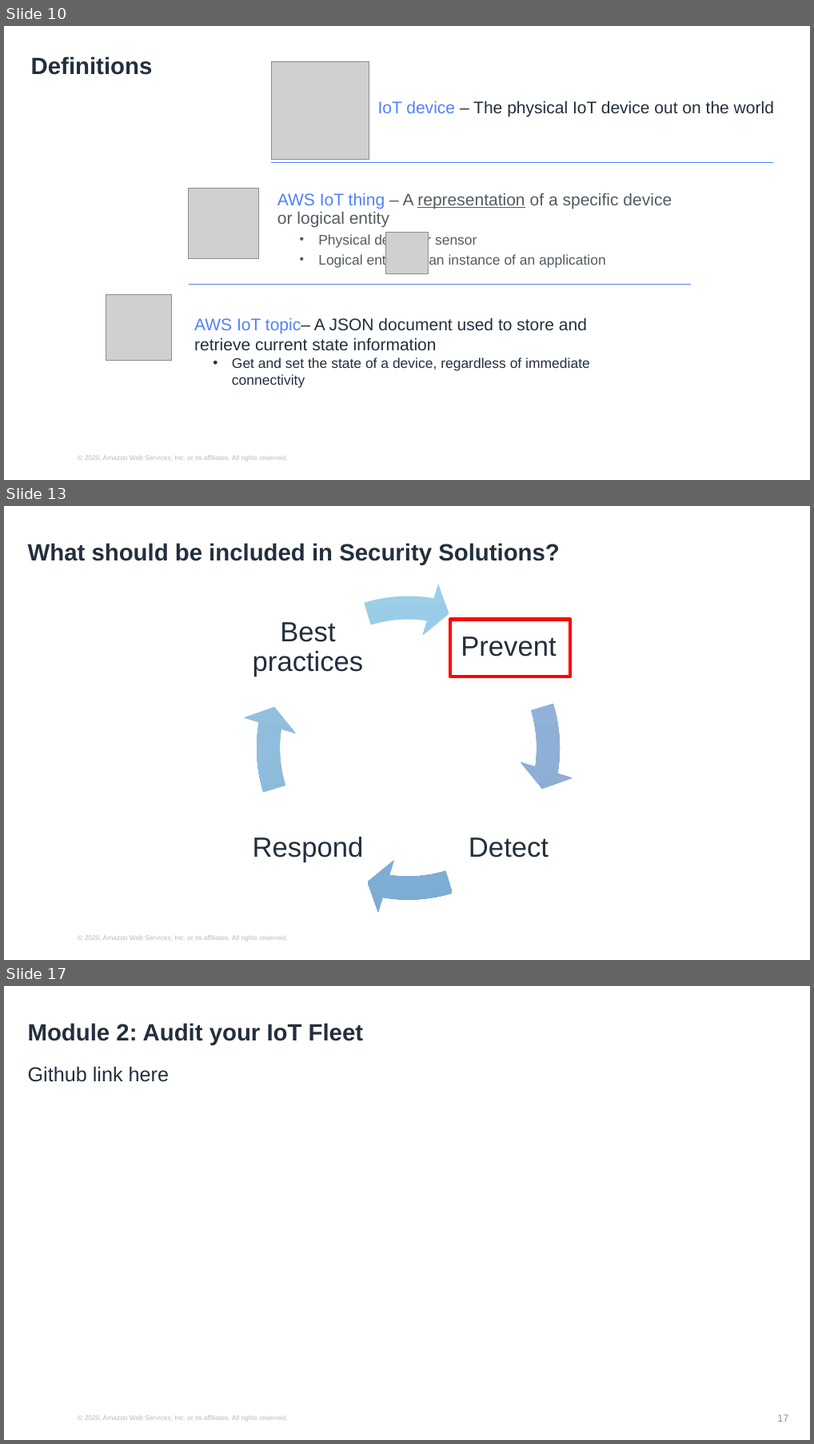
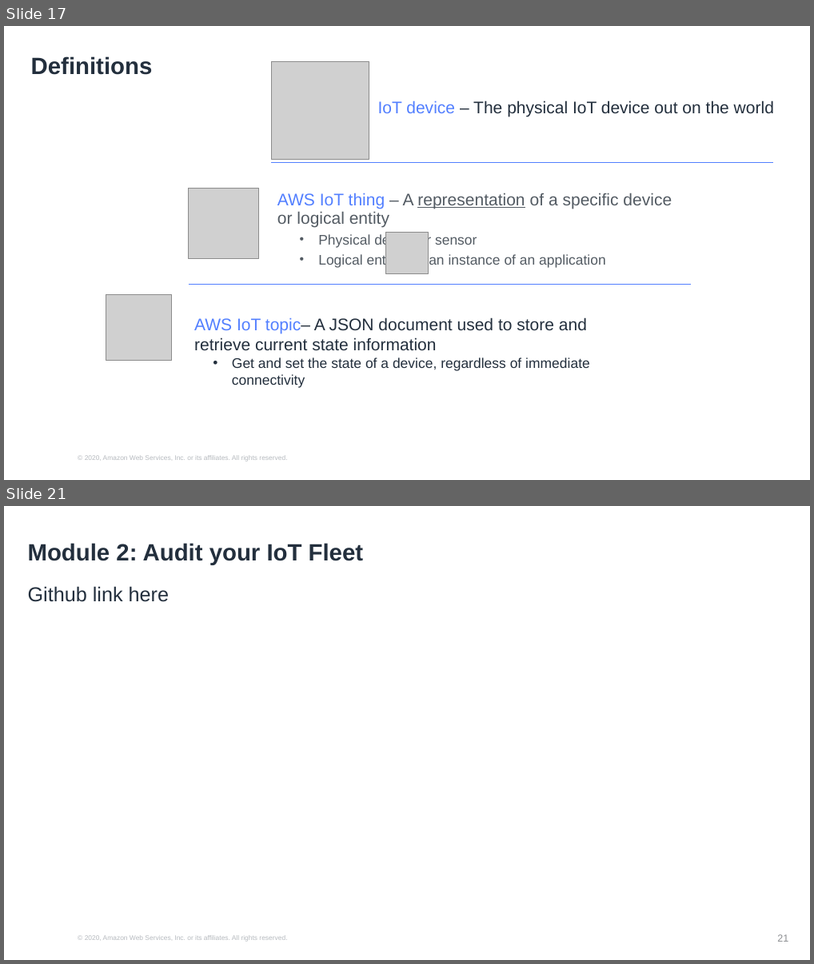
Before and after one commit to hongpham/Workshop-Protect-your-IoT-fleet, a slide deck: Protect your IoT fleet presentation.pptx. Shown one above the other, each under a label of ours: slides 10, 13 and 17 before the commit, slides 17 and 21 after it; the slides between them are not shown. The pictures are 814x1444 and 814x964 pixels, drawn with LibreOffice and Linux fonts; fonts in the diff are those of the drawing; grey boxes stand for pictures; background and template pictures are left out. Boxes give left, top, right and bottom in pixels: in the first picture for what was removed or moved away, otherwise in the second. Text is boxed around its words. In the diff, an @@ line names an element or a change of style, - is before the commit and + after.

```diff
--- a/Protect your IoT fleet presentation.pptx
+++ b/Protect your IoT fleet presentation.pptx
@@ slide 13 removed at [4, 506, 810, 960], background #FFFFFF; not listed: 1 template element that a slide beside it also shows @@
@@ title removed at [28, 543, 560, 565] @@
-What should be included in Security Solutions?
@@ group removed at [242, 580, 576, 914]: 4 texts, 4 circular arrows @@
-Prevent
-Detect
-Respond
-Best practices
@@ rectangle removed at [450, 619, 571, 676] @@
@@ what was slide 10 is now slide 17 @@
@@ what was slide 17 is now slide 21 @@
@@ page number at [778, 934, 789, 941]: text changed @@
-17
+21
```
Also in this commit, not shown: 5 slides changed, 8 slides added, 4 other slides removed, 7 other files.
